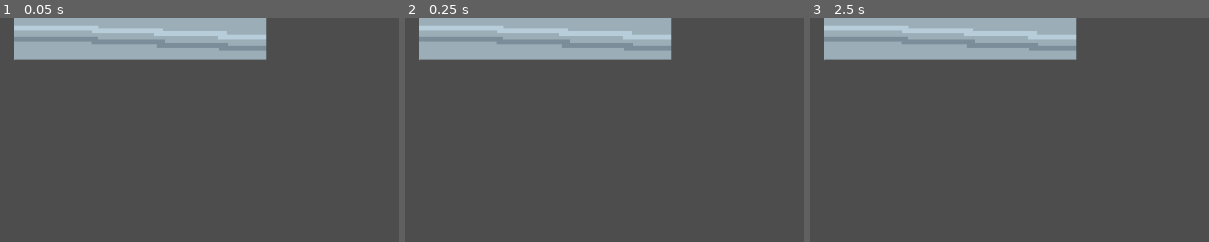
Above: before the commit, frames 1-3 (left to right).
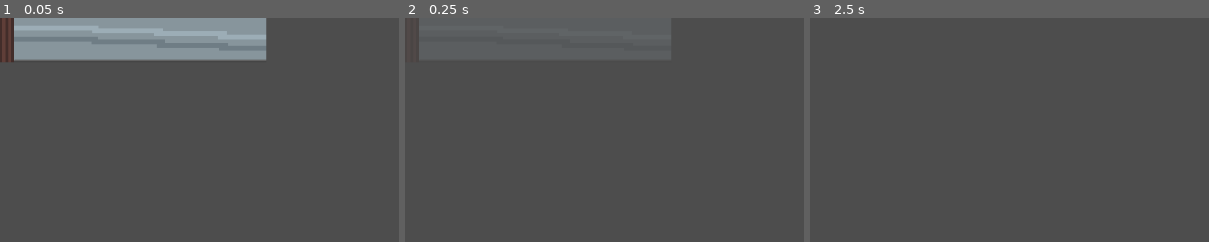
Above: after the commit, the same moments.

Repository: MartinJanevski185016/TimskiProekt
Game: Godot game, scene res://Scenes/stamina_bar.tscn
The game is run twice, just before and just after one commit, with the same random seed, the same clock (stepped at 60 frames per second) and the same inputs. This scene is started directly instead of the project's main scene.
Inputs:
- Up to frame 1 (0.05 s): no input
- Up to frame 2 (0.25 s): no input
- Up to frame 3 (2.5 s): hold D (walk_right) 0.53-2.03 s; tap W (jump) at 0.6, 0.77, 1.07, 1.35, 1.52, 1.82, 2.1 s; tap Enter at 1.25 s; tap Space at 2 s; hold A (walk_left) from 2.03 s (still down)
The pictures show only the part of the screen within x 0-50%, y 0-50%; the shares and areas given below are measured in that part.

The runs differ from the first frame. In frame 1, 11% of the frame differs, in the area x 0-67%, y 0-20%; in frame 2, 12%; in frame 3, 12%, in the area x 3-67%, y 0-19%.

Commit message:
Implementiranje StaminaBar funkcionalnost pri skok, dvoen skok, skok od dzid I dash.

Diff:
--- a/TimskiProektGodotFile/Scenes/stamina_bar.tscn
+++ b/TimskiProektGodotFile/Scenes/stamina_bar.tscn
@@ -10,3 +10,8 @@
 texture_over = ExtResource("1_cifx3")
 texture_progress = ExtResource("2_3gq5r")
 script = ExtResource("3_taw7v")
+
+[node name="ShowHideTimer" type="Timer" parent="."]
+wait_time = 1.5
+
+[connection signal="timeout" from="ShowHideTimer" to="." method="_on_show_hide_timer_timeout"]
--- a/TimskiProektGodotFile/Scripts/stamina_bar.gd
+++ b/TimskiProektGodotFile/Scripts/stamina_bar.gd
@@ -1,12 +1,28 @@
 extends TextureProgressBar
 
-
-
+@onready var show_hide_timer = $"ShowHideTimer"
 @export var jump_drain = 20.0
 @export var dash_drain = 40.0
 @export var wall_jump_drain = 15.0
 
-
+func _ready():
+	value = 100
 # Called every frame. 'delta' is the elapsed time since the previous frame.
 func _process(delta):
-	pass
+	if(Input.is_action_just_pressed('jump') or Input.is_action_just_pressed('dash_left') or Input.is_action_just_pressed('dash_right')):
+		turn_visible()
+		show_hide_timer.start()
+	if(show_hide_timer.is_stopped()):
+		value += 1
+	if value == 100:
+		turn_invisible()
+
+func turn_invisible():
+	create_tween().tween_property(self, 'modulate:a', 0, 0.3)
+
+func turn_visible():
+	create_tween().tween_property(self, 'modulate:a', 1, 0.3)
+
+
+func _on_show_hide_timer_timeout():
+	show_hide_timer.stop()
